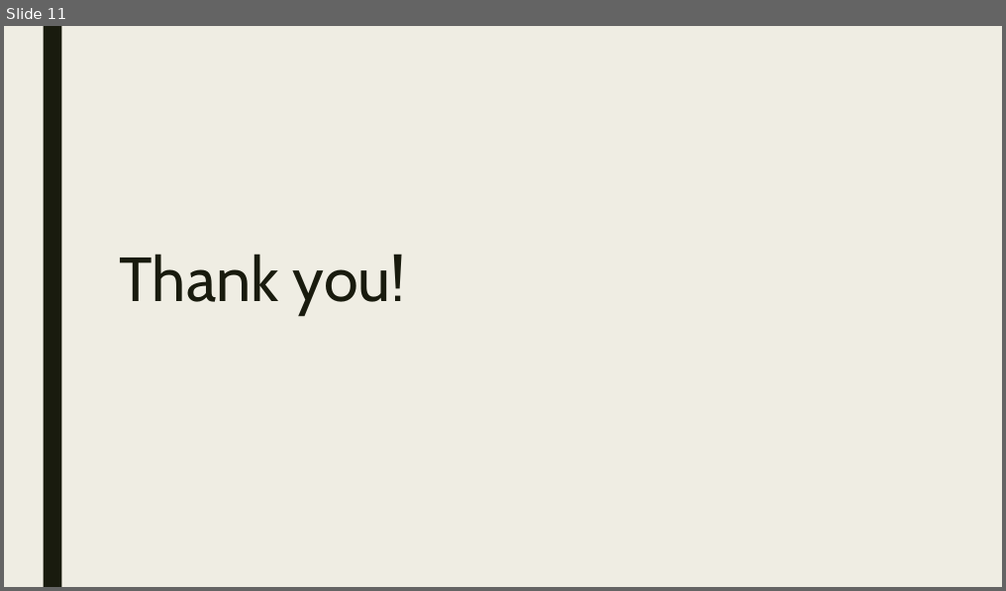
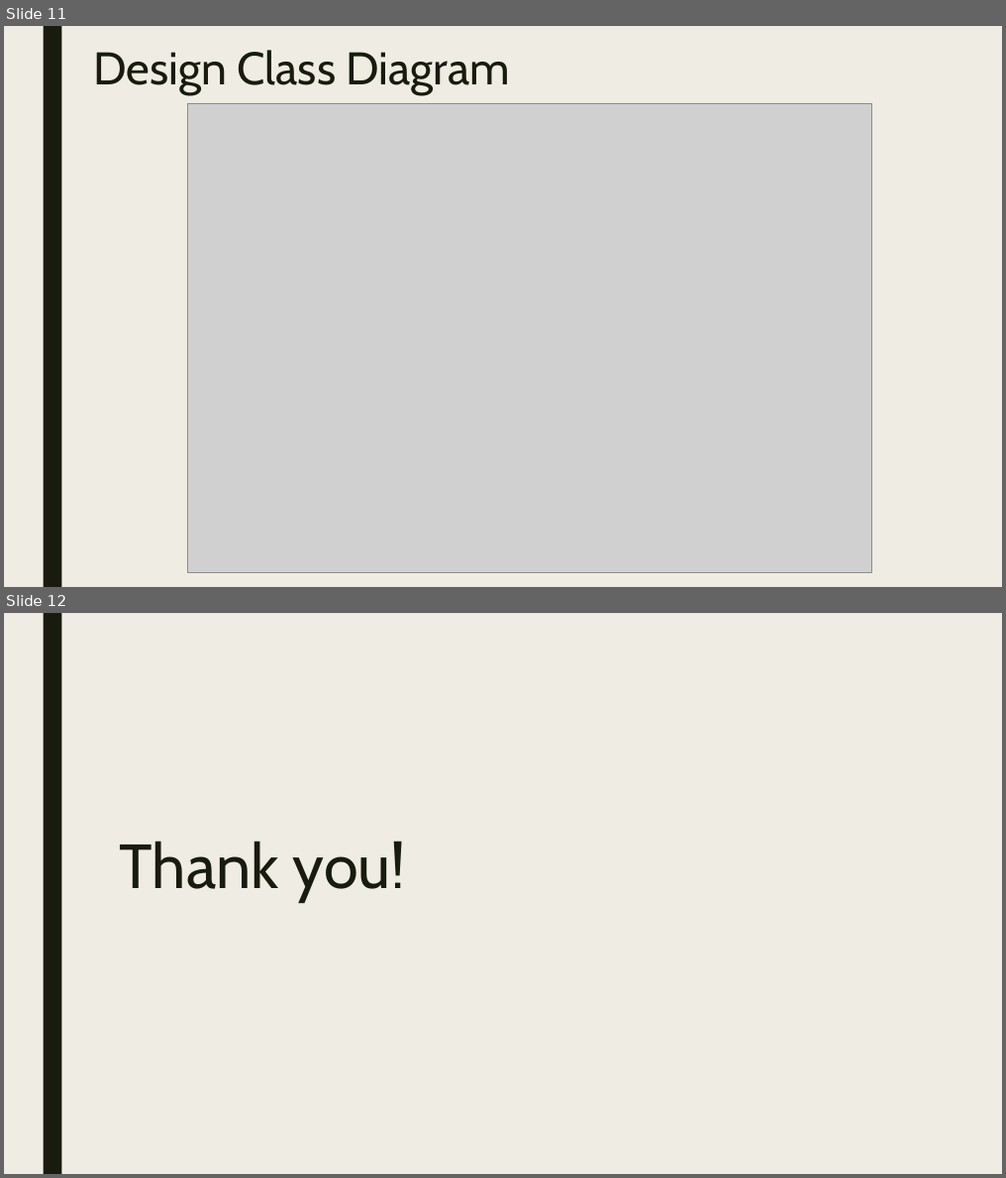
Before and after one commit to hlj1010/HEALTH-CASTLE, a slide deck: Presentation/Software Design Methods Slide.pptx. Shown one above the other, each under a label of ours: slide 11 before the commit, slides 11 and 12 after it. The pictures are 1006x591 and 1006x1178 pixels, drawn with LibreOffice and Linux fonts; fonts in the diff are those of the drawing; grey boxes stand for pictures. Boxes give left, top, right and bottom in pixels: in the first picture for what was removed or moved away, otherwise in the second. Text is boxed around its words. In the diff, an @@ line names an element or a change of style, - is before the commit and + after.

```diff
--- a/Presentation/Software Design Methods Slide.pptx
+++ b/Presentation/Software Design Methods Slide.pptx
@@ slide 11 added at [4, 26, 1002, 587], background #EFEDE3; not listed: 1 template element that a slide beside it also shows @@
@@ title added at [93, 50, 510, 95], 44 pt, text #191B0E @@
+Design Class Diagram
@@ picture added at [187, 103, 871, 573] @@
@@ what was slide 11 is now slide 12 @@
```
